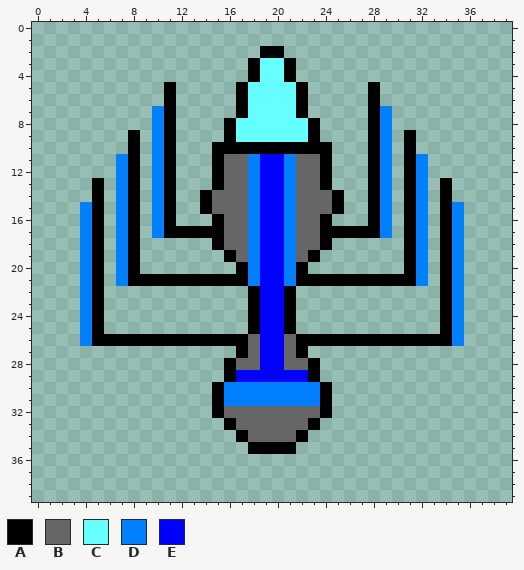
Two states of a pixel-art sprite, WorkingDirectory/CharSprites/destroyer.png. Above is the file before it was changed.
The file is 40x40 pixels. The old version is drawn lined up with the new one.
Palette (. is transparent): A #000000  B #666666  C #66ffff  D #0080ff  E #0000ff
The result:
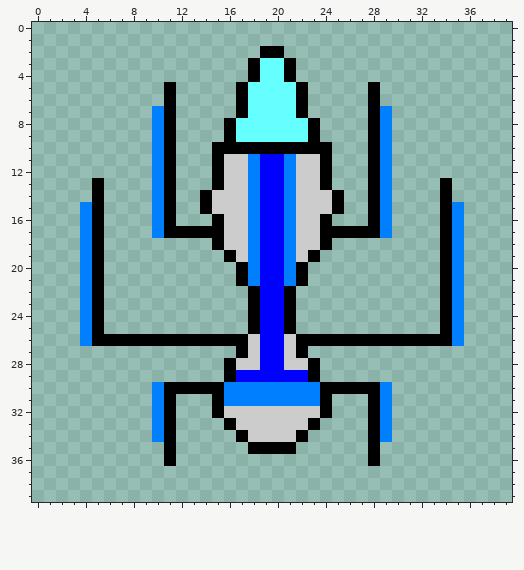
What changed:
whole drawing moved by +0,-2 (the old picture is shown already moved)
@@ palette @@
-B #666666
+B #cccccc
@@ x 0..39 @@
  8 ..........DA....ACCCCCCA....AD..........
- 9 ........A.DA....ACCCCCCA....AD.A........
-10 ........A.DA...AAAAAAAAAA...AD.A........
-11 .......DA.DA...ABBDEEDBBA...AD.AD.......
-12 .......DA.DA...ABBDEEDBBA...AD.AD.......
-13 .....A.DA.DA...ABBDEEDBBA...AD.AD.A.....
-14 .....A.DA.DA..ABBBDEEDBBBA..AD.AD.A.....
-15 ....DA.DA.DA..ABBBDEEDBBBA..AD.AD.AD....
-16 ....DA.DA.DA...ABBDEEDBBA...AD.AD.AD....
-17 ....DA.DA.DAAAAABBDEEDBBAAAAAD.AD.AD....
-18 ....DA.DA......ABBDEEDBBA......AD.AD....
-19 ....DA.DA.......ABDEEDBA.......AD.AD....
-20 ....DA.DA........ADEEDA........AD.AD....
-21 ....DA.DAAAAAAAAAADEEDAAAAAAAAAAD.AD....
+ 9 ..........DA....ACCCCCCA....AD..........
+10 ..........DA...AAAAAAAAAA...AD..........
+11 ..........DA...ABBDEEDBBA...AD..........
+12 ..........DA...ABBDEEDBBA...AD..........
+13 .....A....DA...ABBDEEDBBA...AD....A.....
+14 .....A....DA..ABBBDEEDBBBA..AD....A.....
+15 ....DA....DA..ABBBDEEDBBBA..AD....AD....
+16 ....DA....DA...ABBDEEDBBA...AD....AD....
+17 ....DA....DAAAAABBDEEDBBAAAAAD....AD....
+18 ....DA.........ABBDEEDBBA.........AD....
+19 ....DA..........ABDEEDBA..........AD....
+20 ....DA...........ADEEDA...........AD....
+21 ....DA...........ADEEDA...........AD....
 22 ....DA............AEEA............AD....
@@ x 8..31 @@
 29 ........AEEEEEEA........
-30 .......ADDDDDDDDA.......
-31 .......ADDDDDDDDA.......
-32 .......ABBBBBBBBA.......
-33 ........ABBBBBBA........
-34 .........ABBBBA.........
-35 ..........AAAA..........
-36 ........................
+30 ..DAAAAADDDDDDDDAAAAAD..
+31 ..DA...ADDDDDDDDA...AD..
+32 ..DA...ABBBBBBBBA...AD..
+33 ..DA....ABBBBBBA....AD..
+34 ..DA.....ABBBBA.....AD..
+35 ...A......AAAA......A...
+36 ...A................A...
 37 ........................
Boxes around the changes in both pictures, in picture pixels (x1, y1, x2, y2):
changed: (116, 130, 428, 466)
